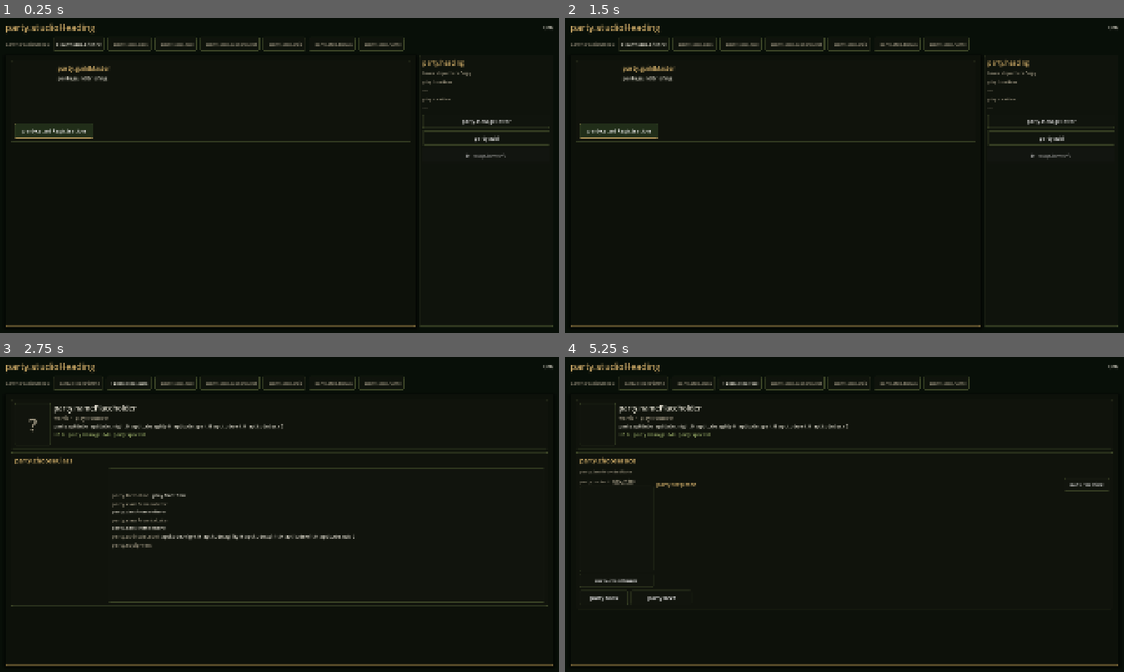
Above: before the commit, frames 1-4 (two rows, left to right).
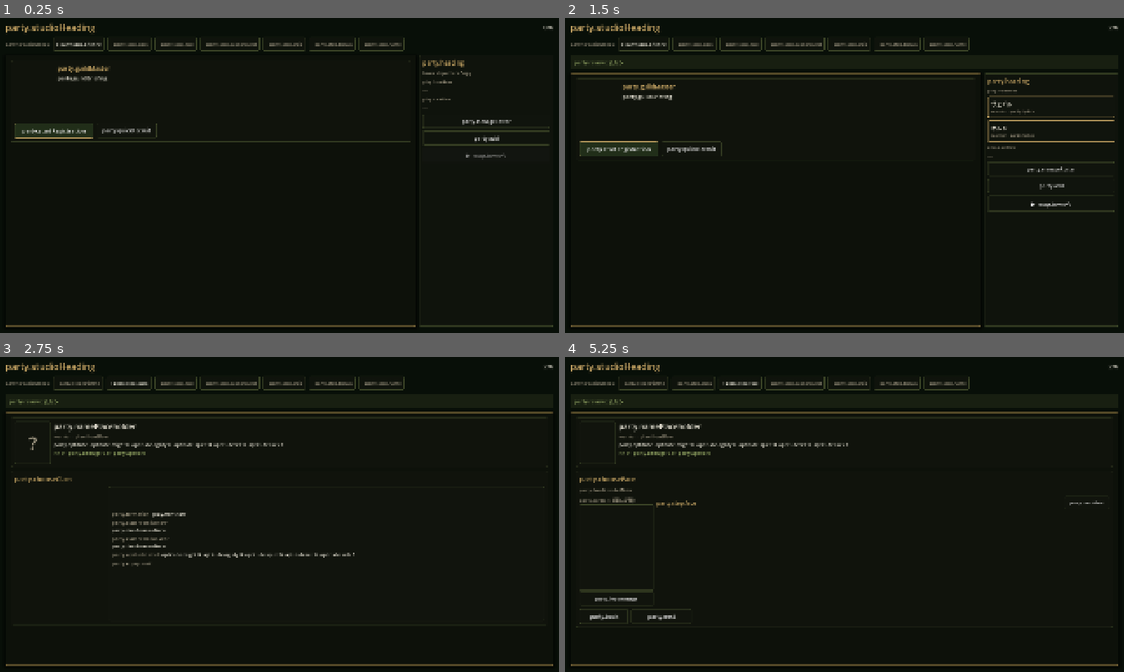
Above: after the commit, the same moments.

Repository: kino-6/black-stela
Game: Godot game, scene res://scenes/guild.tscn
Same seed, same stepped clock (60 frames per second), same inputs: the game is played once before the commit and once after it. This scene is started directly instead of the project's main scene.
Inputs (mouse positions are in pixels of both pictures, inside the frame that each line leads up to):
- Up to frame 1 (0.25 s): no input
- Up to frame 2 (1.5 s): click (693, 131) at 0.5 s, where only the run after the commit has a clickable "party.quickRecruit"; click (693, 150) at 1.25 s, where only the run after the commit has a clickable "party.quickRecruit"
- Up to frame 3 (2.75 s): click "party.startRegistration" at 2 s
- Up to frame 4 (5.25 s): click "party.step.briefing" at 2.75 s; click "party.startRegistration" at 3.5 s; click "▸ party.step.class" at 4.25 s; click "party.step.face" at 5 s

The runs differ from the first frame. In frame 1, 0.1% of the frame differs, in the area x 18-29%, y 33-38%; in frame 2, 4.8%; in frame 3, 5.5%, in the area x 1-99%, y 2-80%; in frame 4, 3.9%.

Commit message:
feat(guild): #5 見繕う — deal a complete RANDOM adventurer in one press (Godot, playtest)
React had quick/random character generation; the Godot guild was staged-only ("Reactでは実装していた、ランダム
生成がない"). Added Draft.randomize (the mirror of React's createQuickRecruit): pick class / 来歴 / 気質 / 顔
directly off a seed, deal a name, and spend the whole bonus pool so the result is immediately registerable.
A 見繕う button on the guild briefing rolls one and registers it, landing back on the briefing to deal another
or build one by hand. guild-controller + ux-parity + unit + clean boot; verified varied + registerable
(remaining=0) across seeds.

Co-Authored-By: Claude Opus 4.8 <noreply@anthropic.com>

Diff:
--- a/godot/scripts/guild.gd
+++ b/godot/scripts/guild.gd
@@ -274,6 +274,11 @@
 	var actions := UI.row()
 	var start := UI.button(I18n.t("party.startRegistration"), func(): _goto("class"), Vector2(260, 46), 19)
 	actions.add_child(start)
+	# 見繕う — deal a COMPLETE random adventurer in one press (React's quick-recruit), for a player who would
+	# rather be handed a recruit than walk the seven steps. Registers straight away.
+	var quick := UI.button(I18n.t("party.quickRecruit"), func(): _random_recruit(), Vector2(200, 46), 18)
+	quick.disabled = _party().size() >= PARTY_MAX
+	actions.add_child(quick)
 	col.add_child(actions)
 	if _party().size() >= PARTY_MAX:
 		col.add_child(UI.label(I18n.t("party.partyReadyHeading"), 19, UI.GOLD))
@@ -892,6 +897,21 @@
 	_step = "briefing" if party.size() >= PARTY_MAX else "class"
 	_rebuild()
 
+# 見繕う — fill the draft with a complete RANDOM adventurer and register it in one press. Lands back on the
+# briefing so the player can deal another or start building one by hand.
+func _random_recruit() -> void:
+	if _party().size() >= PARTY_MAX:
+		return
+	var class_ids := []
+	for c in _data.get("classes", []):
+		class_ids.append(String(c.get("id", "")))
+	var seed := int(_draft.get("bonusSeed", 1)) * 31 + _party().size() * 101 + 7
+	Draft.randomize(_draft, _data, class_ids, seed)
+	_register()
+	if _party().size() < PARTY_MAX:
+		_enter_step("briefing")
+		_rebuild()
+
 func _depart() -> void:
 	get_tree().change_scene_to_file("res://scenes/town.tscn")
 
--- a/godot/scripts/guild_draft.gd
+++ b/godot/scripts/guild_draft.gd
@@ -46,6 +46,29 @@
 static func empty_bonus() -> Dictionary:
 	return {"might": 0, "agility": 0, "spirit": 0, "wit": 0, "luck": 0}
 
+## Deal a COMPLETE random adventurer into the draft — class, face, 来歴/気質, a fully-SPENT bonus pool, and a
+## name — the Godot mirror of React's createQuickRecruit, for a player who would rather be dealt a recruit
+## than build one step by step. The pool is spent in full so the result is immediately registerable.
+static func randomize(draft: Dictionary, data: Dictionary, class_ids: Array, seed: int) -> void:
+	# Pick each field DIRECTLY off the seed (not a +1 nudge from the default) so class/来歴/気質/顔 all vary —
+	# mirrors React's createQuickRecruit (roll, roll/3, roll/7, …).
+	if not class_ids.is_empty():
+		draft["classId"] = String(class_ids[int(abs(seed)) % class_ids.size()])
+	var backgrounds: Array = data.get("backgrounds", [])
+	if not backgrounds.is_empty():
+		draft["backgroundId"] = String(backgrounds[int(abs(seed / 3)) % backgrounds.size()].get("id", ""))
+	var traits: Array = data.get("traits", [])
+	if not traits.is_empty():
+		draft["traitId"] = String(traits[int(abs(seed / 7)) % traits.size()].get("id", ""))
+	var faces := face_keys(data)
+	if not faces.is_empty():
+		draft["portraitKey"] = String(faces[int(abs(seed / 11)) % faces.size()])
+	reroll_identity(draft, data) # a dealt name/title/notes
+	draft["bonusAptitude"] = empty_bonus()
+	var pool := int(draft.get("bonusPool", 0))
+	for i in range(pool):
+		adjust(draft, String(APTITUDE_KEYS[int(abs(seed + i * 7)) % APTITUDE_KEYS.size()]), 1)
+
 ## 4..8 points, from the draft's seed — the same roll React makes, so a Godot recruit is built from the
 ## same size of pool as the React one it replaces.
 static func roll_bonus_pool(seed: int) -> int:
